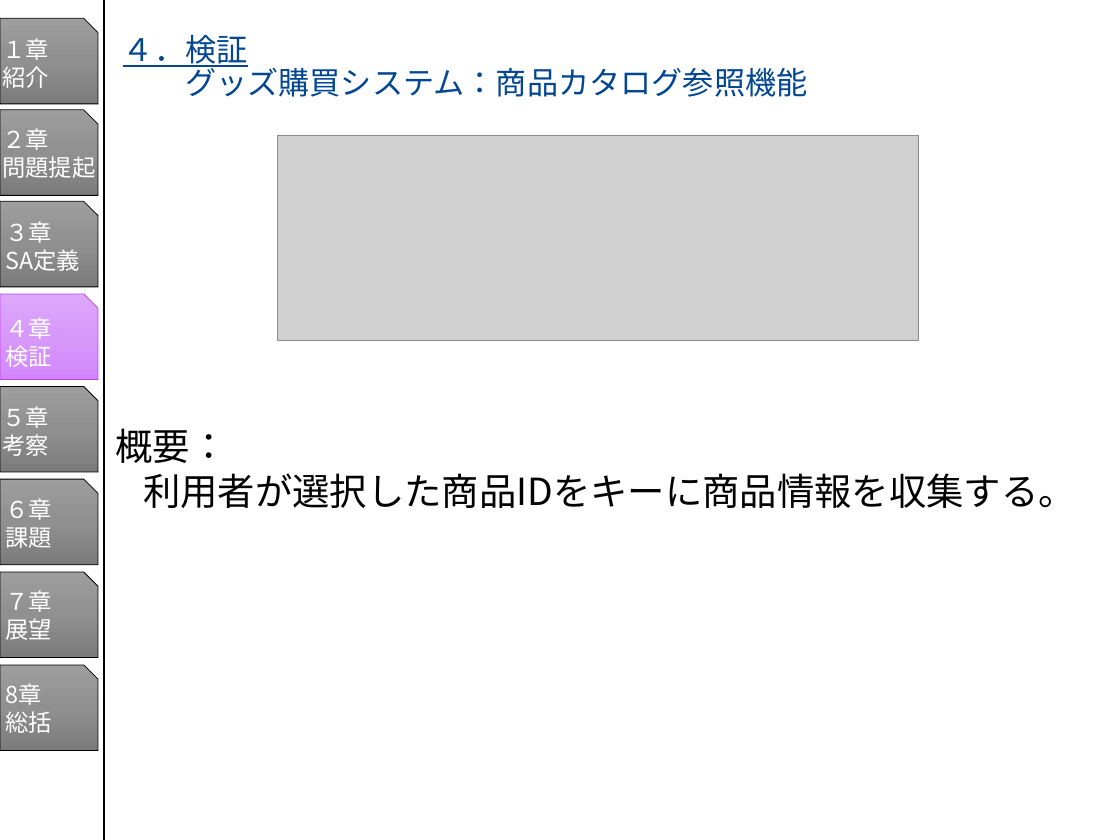
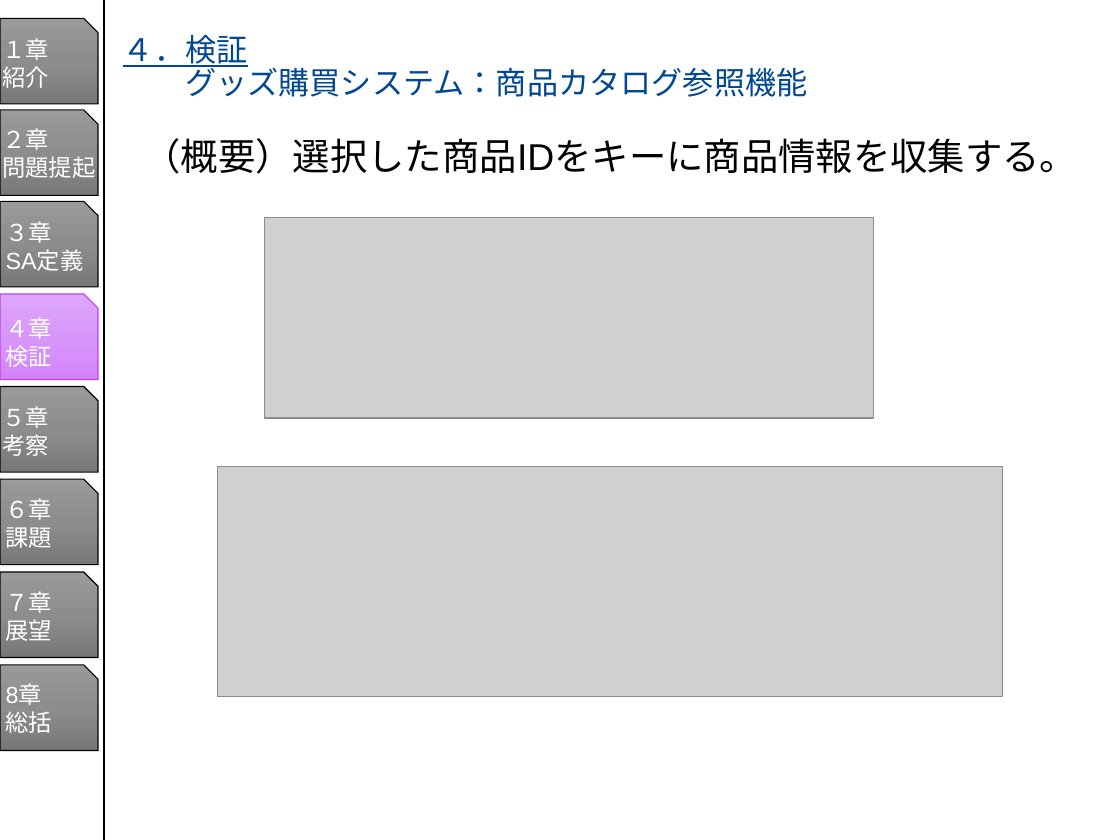
Before and after one commit to MikioKaya/JGS_Serverless, a slide deck: slide 2 of プレゼン/プレゼン資料_1019_モデルシステム更新.pptx. Drawn at 1120x840 pixels with LibreOffice and Linux fonts; fonts in the diff are those of the drawing; grey boxes stand for pictures. Boxes give left, top, right and bottom in pixels: in the first picture for what was removed or moved away, otherwise in the second. Text is boxed around its words. In the diff, an @@ line names an element or a change of style, - is before the commit and + after.

```diff
--- a/プレゼン/プレゼン資料_1019_モデルシステム更新.pptx
+++ b/プレゼン/プレゼン資料_1019_モデルシステム更新.pptx
@@ text at [144,138,1077,174]: text changed; font Noto Sans CJK JP to Arial @@
-概要：
-利用者が選択した商品IDをキーに商品情報を収集する。
+（概要）選択した商品IDをキーに商品情報を収集する。
@@ picture removed at [278,136,920,340] @@
@@ picture added at [264,217,874,418] @@
@@ snip rect at [0,293,99,379]: fill gradient #DEA9FB to #D79AF9 to #D487FD to gradient #DDA6FA to #D797F8 to #D384FC; outline #C03EF4 0.5 pt to #C03EF4 0.75 pt; proportions changed @@
@@ picture added at [217,467,1002,697] @@
@@ font Noto Sans CJK JP to Arial in 8 elements at [3,38,50,88], [2,128,95,178], [6,221,84,271], [6,317,53,367], [2,406,49,456], [6,498,53,548], [6,591,53,641], [6,685,53,733] @@
@@ fill gradient #9D9D9D to #909090 to #7C7C7C to gradient #9A9A9A to #8D8D8D to #787878; outline #000000 0.5 pt to #000000 0.75 pt; proportions changed in 7 elements at [0,18,99,103], [0,110,99,195], [0,202,99,287], [0,386,99,472], [0,479,99,564], [0,572,99,657], [0,665,99,750] @@
```
Also in this commit, not shown: 3 other slides changed.
